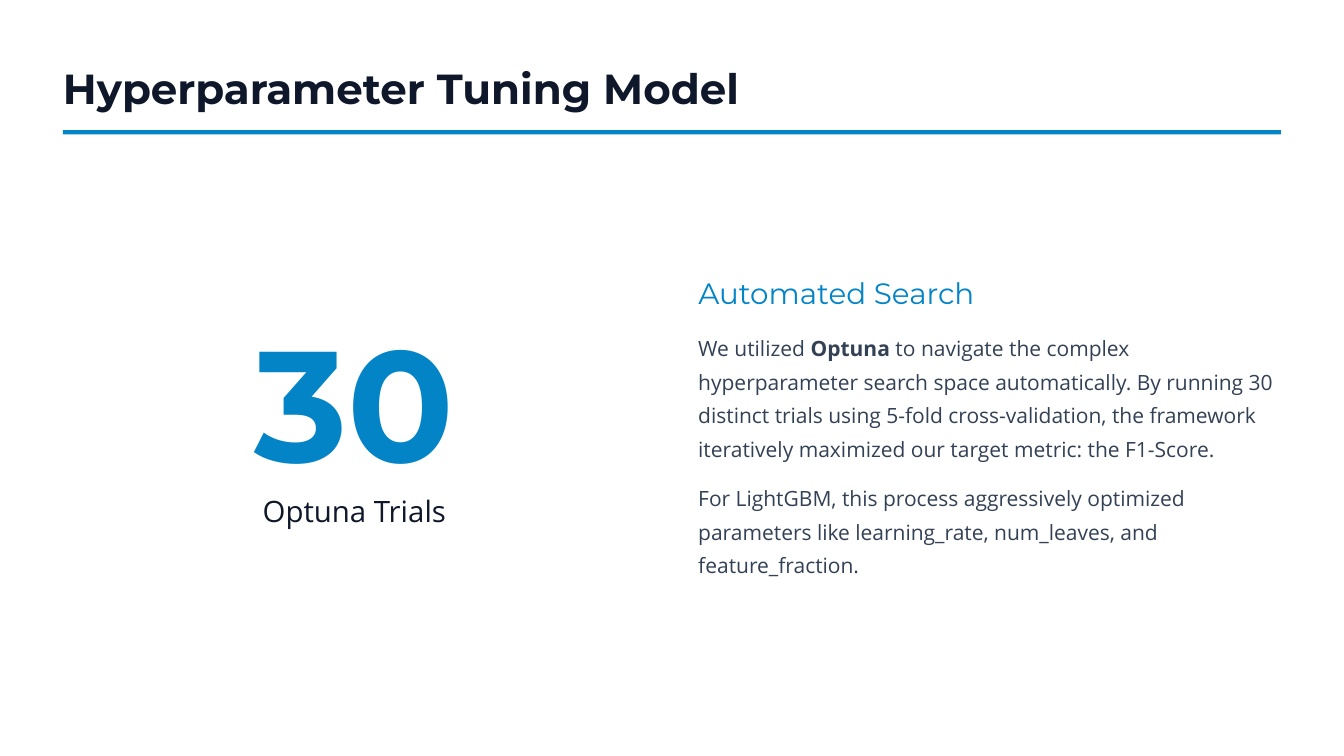
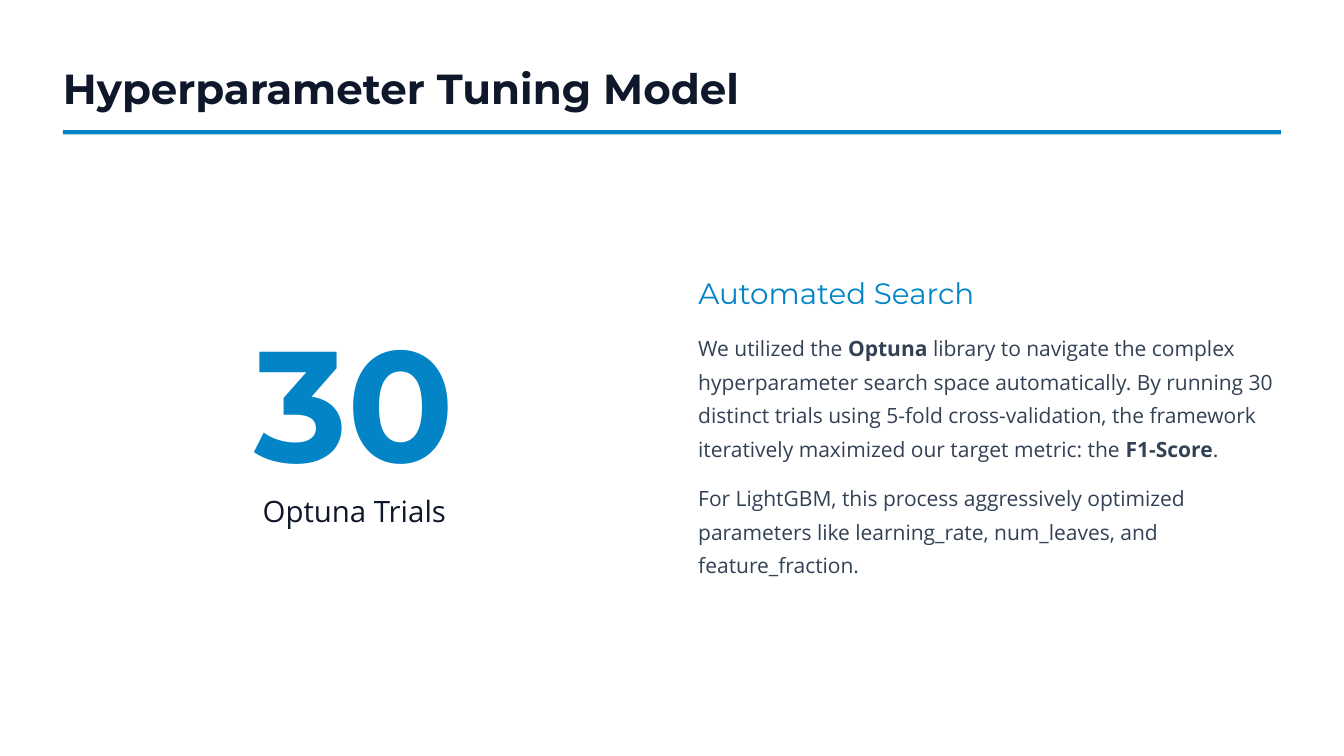
Before and after one commit to vizcayal/ai-on-healthcare, a slide deck: slide 11 of hw5/MIMIC-III ML Pipeline.pptx. Drawn at 1344x756 pixels with LibreOffice and Linux fonts; fonts in the diff are those of the drawing; background and template pictures are left out. Boxes give left, top, right and bottom in pixels: in the first picture for what was removed or moved away, otherwise in the second. Text is boxed around its words. In the diff, an @@ line names an element or a change of style, - is before the commit and + after.

```diff
--- a/hw5/MIMIC-III ML Pipeline.pptx
+++ b/hw5/MIMIC-III ML Pipeline.pptx
@@ text at (698, 340, 1273, 462): text changed @@
-We utilized Optuna to navigate the complex hyperparameter search space automatically. By running 30 distinct trials using 5-fold cross-validation, the framework iteratively maximized our target metric: the F1-Score.
+We utilized the Optuna library to navigate the complex hyperparameter search space automatically. By running 30 distinct trials using 5-fold cross-validation, the framework iteratively maximized our target metric: the F1-Score.
```
Also in this commit, not shown: 3 other slides changed, 2 slides added, 1 slide removed, 2 other files.
